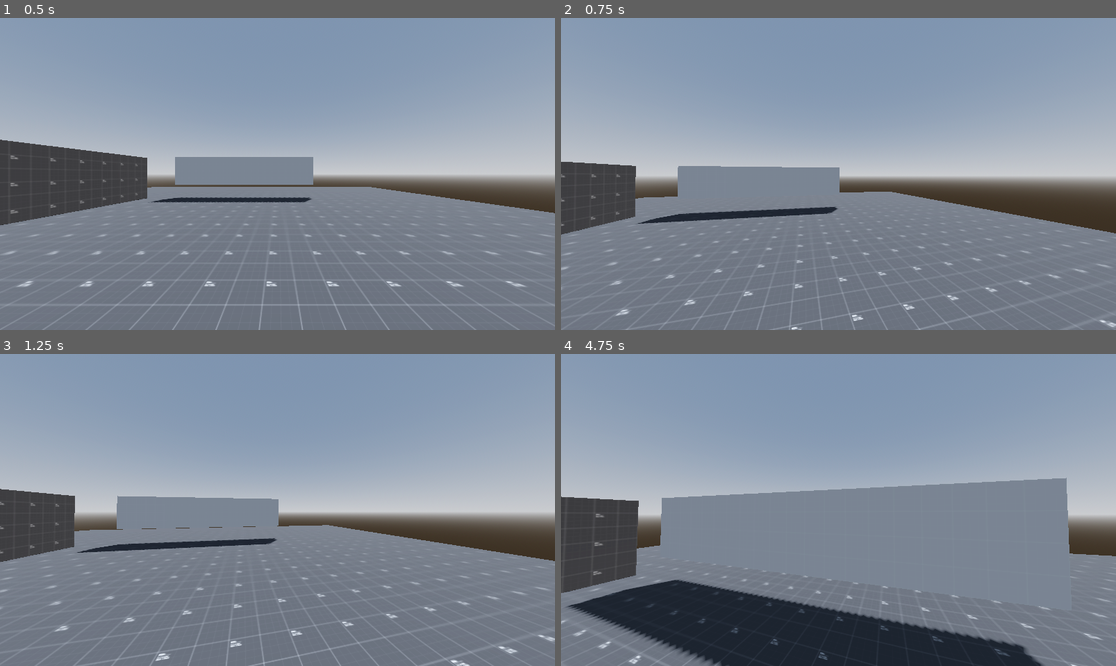
Above: before the commit, frames 1-4 (two rows, left to right).
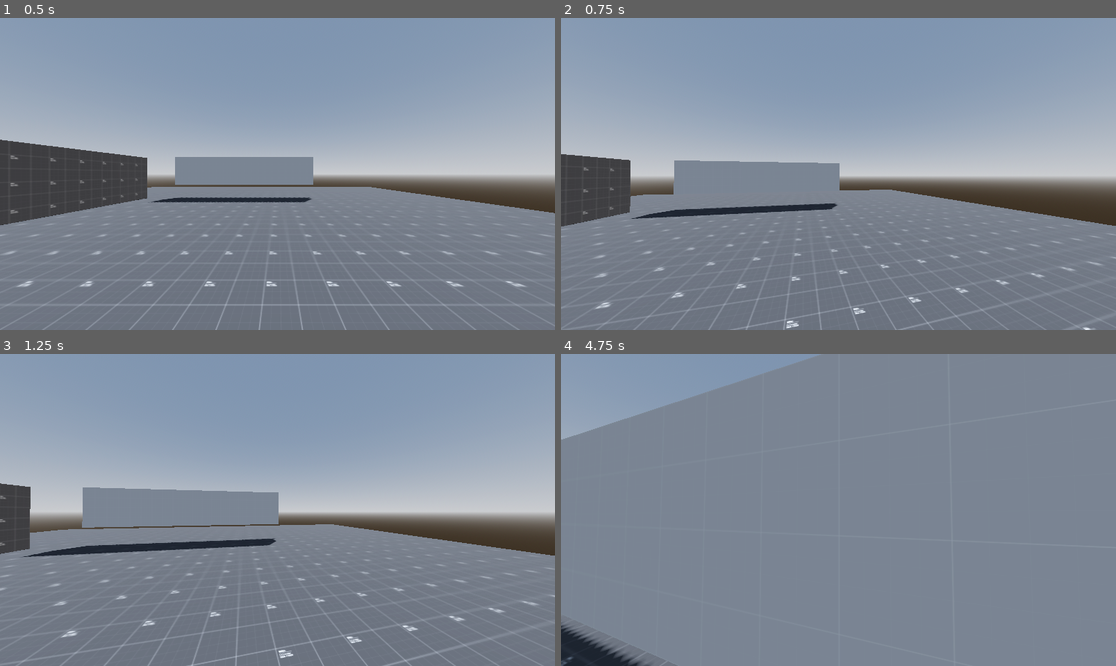
Above: after the commit, the same moments.

Repository: PhoenixPassenger/godotFirstPersonController
Game: Godot game, scene res://levels/sandbox.tscn
The game is run twice, just before and just after one commit, with the same random seed, the same clock (stepped at 60 frames per second) and the same inputs.
Inputs (mouse positions are in pixels of both pictures, inside the frame that each line leads up to):
- Up to frame 1 (0.5 s): no input
- Up to frame 2 (0.75 s): tap Enter at 0.5 s; move the mouse to (866, 174) at 0.52 s; hold W (forward) from 0.53 s (still down); hold Space (jump) from 0.53 s (still down); tap E (interact, bound only after the commit) at 0.6 s
- Up to frame 3 (1.25 s): keep holding W (forward); keep holding Space (jump)
- Up to frame 4 (4.75 s): keep holding W (forward); move the mouse to (810, 510) at 1.27 s; release Space (jump) at 1.28 s; tap Space (jump) at 1.35, 1.52, 1.82, 2.3, 3.02, 3.32, 4.52 s; tap E (interact, bound only after the commit) at 1.55, 3.05, 3.6, 4.35 s; move the mouse to (849, 503) at 2.02 s; hold Ctrl (crouch) 2.03-2.78 s; move the mouse to (832, 516) at 2.77 s; tap Shift (sprint) at 2.85 s; move the mouse to (877, 513) at 3.52 s; hold Space (jump) 3.53-4.28 s; move the mouse to (794, 506) at 4.27 s

Frame 1 is identical in both runs. In frame 2, 4.6% of the frame differs, in the area x 0-100%, y 43-100%; in frame 3, 6.0%; in frame 4, 58%, in the area x 0-100%, y 0-100%.

Commit message:
removing movement logic from player

Diff:
--- a/ControllableNode/AirState.gd
+++ b/ControllableNode/AirState.gd
@@ -7,7 +7,7 @@
 
 func physics_update(_delta: float) -> void:
 	if actor.is_on_floor():
-		var move_direction = actor.get_movement_direction()
+		var move_direction = actor.player_movement.get_movement_direction()
 		if move_direction.length() > 0:
 			if Input.is_action_pressed("sprint"):
 				state_machine.change_state("SprintingState")
--- a/ControllableNode/CrouchIdleState.gd
+++ b/ControllableNode/CrouchIdleState.gd
@@ -9,7 +9,7 @@
 	actor.head_bobbing_current_speed = 0.0
 
 func physics_update(_delta: float) -> void:
-	var move_direction = actor.get_movement_direction()
+	var move_direction = actor.player_movement.get_movement_direction()
 
 	if not actor.is_on_floor():
 		state_machine.change_state("AirState")
@@ -30,5 +30,4 @@
 
 func handle_input(event: InputEvent) -> void:
 	if event.is_action_pressed("jump") and actor.can_stand_up():
-		actor.velocity.y = actor.JUMP_VELOCITY
 		state_machine.change_state("AirState")
--- a/ControllableNode/CrouchingState.gd
+++ b/ControllableNode/CrouchingState.gd
@@ -12,7 +12,7 @@
 	actor.head_bobbing_current_speed = actor.HEAD_BOBBING_CROUCH_SPEED
 
 func physics_update(_delta: float) -> void:
-	var move_direction = actor.get_movement_direction()
+	var move_direction = actor.player_movement.get_movement_direction()
 
 	if not actor.is_on_floor():
 		state_machine.change_state("AirState")
@@ -30,5 +30,4 @@
 
 func handle_input(event: InputEvent) -> void:
 	if event.is_action_pressed("jump") and actor.can_stand_up():
-		actor.velocity.y = actor.JUMP_VELOCITY
 		state_machine.change_state("AirState")
--- a/ControllableNode/SprintingState.gd
+++ b/ControllableNode/SprintingState.gd
@@ -9,7 +9,7 @@
 	actor.head_bobbing_current_speed = actor.HEAD_BOBBING_SPRINT_SPEED
 
 func physics_update(_delta: float) -> void:
-	var move_direction = actor.get_movement_direction()
+	var move_direction = actor.player_movement.get_movement_direction()
 
 	if not actor.is_on_floor():
 		state_machine.change_state("AirState")
@@ -28,5 +28,4 @@
 
 func handle_input(event: InputEvent) -> void:
 	if event.is_action_pressed("jump"):
-		actor.velocity.y = actor.JUMP_VELOCITY
 		state_machine.change_state("AirState")
--- a/ControllableNode/StandingState.gd
+++ b/ControllableNode/StandingState.gd
@@ -9,7 +9,7 @@
 	actor.head_bobbing_current_speed = 0.0
 
 func physics_update(_delta: float) -> void:
-	var move_direction = actor.get_movement_direction()
+	var move_direction = actor.player_movement.get_movement_direction()
 
 	if not actor.is_on_floor():
 		state_machine.change_state("AirState")
@@ -27,5 +27,4 @@
 
 func handle_input(event: InputEvent) -> void:
 	if event.is_action_pressed("jump"):
-		actor.velocity.y = actor.JUMP_VELOCITY
 		state_machine.change_state("AirState")
--- a/ControllableNode/WalkingState.gd
+++ b/ControllableNode/WalkingState.gd
@@ -12,7 +12,7 @@
 	actor.head_bobbing_current_speed = actor.HEAD_BOBBING_WALK_SPEED
 
 func physics_update(_delta: float) -> void:
-	var move_direction = actor.get_movement_direction()
+	var move_direction = actor.player_movement.get_movement_direction()
 
 	if not actor.is_on_floor():
 		state_machine.change_state("AirState")
@@ -31,5 +31,4 @@
 
 func handle_input(event: InputEvent) -> void:
 	if event.is_action_pressed("jump"):
-		actor.velocity.y = actor.JUMP_VELOCITY
 		state_machine.change_state("AirState")
--- /dev/null
+++ b/InputManager/InputManager.gd
@@ -0,0 +1,16 @@
+extends Node
+signal move_input(Vector2)
+signal jump_pressed
+signal interact_pressed
+
+func _process(_delta):
+	var move_vec = Vector2(
+		Input.get_action_strength("right") - Input.get_action_strength("left"),
+		Input.get_action_strength("backwards") - Input.get_action_strength("forward")
+	)
+	emit_signal("move_input", move_vec, _delta)
+
+	if Input.is_action_just_pressed("jump"):
+		emit_signal("jump_pressed")
+	if Input.is_action_just_pressed("interact"):
+		emit_signal("interact_pressed")
--- /dev/null
+++ b/PlayerController/PlayerMovement.gd
@@ -0,0 +1,46 @@
+extends Node
+var player: CharacterBody3D
+
+func _ready():
+	InputManager.connect("move_input", Callable(self, "_on_move_input"))
+	InputManager.connect("jump_pressed", Callable(self, "_on_jump_pressed"))
+	InputManager.connect("interact_pressed", Callable(self, "_on_interact_pressed"))
+
+func _on_move_input(vec, _delta):
+	handle_gravity(_delta)
+	var target_direction = (player.transform.basis * Vector3(vec.x, 0, vec.y)).normalized()
+	handle_horizontal_movement(target_direction, _delta)
+
+func _on_jump_pressed():
+	if player.is_on_floor():
+		player.velocity.y = player.JUMP_VELOCITY
+
+func _on_interact_pressed():
+	print("Interaction")
+
+func _physics_process(delta):
+	player.current_speed = lerp(player.current_speed, player.target_speed, delta * 10.0)
+	player.move_and_slide()
+
+func handle_gravity(delta: float) -> void:
+	if not player.is_on_floor():
+		var gravity_multiplier := 1.5 if player.velocity.y < 0 else 1.0
+		player.velocity += player.get_gravity() * delta * gravity_multiplier
+
+
+func get_movement_direction() -> Vector3:
+	var input_dir = Input.get_vector("left", "right", "forward", "backwards")
+	if input_dir == Vector2.ZERO:
+		return Vector3.ZERO
+	return (player.transform.basis * Vector3(input_dir.x, 0, input_dir.y)).normalized()
+
+
+func handle_horizontal_movement(vec: Vector3, delta: float) -> void:
+	player.move_direction = player.move_direction.lerp(vec, delta * player.LERP_SPEED)
+
+	if player.move_direction:
+		player.velocity.x = player.move_direction.x * player.current_speed
+		player.velocity.z = player.move_direction.z * player.current_speed
+	else:
+		player.velocity.x = move_toward(player.velocity.x, 0, player.current_speed)
+		player.velocity.z = move_toward(player.velocity.z, 0, player.current_speed)
--- /dev/null
+++ b/PlayerController/PlayerMovement.tscn
@@ -0,0 +1,6 @@
+[gd_scene load_steps=2 format=3 uid="uid://cdb5fyom1n74i"]
+
+[ext_resource type="Script" uid="uid://b1j5qoaa427px" path="res://PlayerController/PlayerMovement.gd" id="1_hqvyh"]
+
+[node name="PlayerMovement" type="Node"]
+script = ExtResource("1_hqvyh")
--- a/PlayerController/player.gd
+++ b/PlayerController/player.gd
@@ -9,13 +9,14 @@
 @onready var camera: Camera3D = $Head/Eyes/Camera3D
 @onready var stand_up_check: RayCast3D = $StandUpCheck
 @onready var controlabble_node_state_machine: ControllableNodeStateMachine = $ControlabbleNodeStateMachine
+@onready var player_movement: Node = $PlayerMovement
 
 # Constants
 const WALK_SPEED := 3.0
 const SPRINT_SPEED := 5.0
 const CROUCH_SPEED := 1.0
 const CROUCH_DEPTH := -0.9
-const JUMP_VELOCITY := 4.0
+const JUMP_VELOCITY := 2.5
 const BASE_FOV := 90.0
 const MOUSE_SENSITIVITY := 0.2
 const IDLE_HEIGHT := 1.8
@@ -43,6 +44,15 @@
 
 func _ready() -> void:
 	Input.set_mouse_mode(Input.MOUSE_MODE_CAPTURED)
+	player_movement.player = self
+	if InputManager:
+		InputManager.connect("move_input", Callable(self, "_on_move_input"))
+		InputManager.connect("jump_pressed", Callable(self, "_on_jump_pressed"))
+		InputManager.connect("interact_pressed", Callable(self, "_on_interact_pressed"))
+	else:
+		push_error("InputManager singleton not found!")
+	if InputManager.has_signal("move_input"):
+		print("InputManager is global and ready")
 
 
 func _input(event: InputEvent) -> void:
@@ -56,47 +66,13 @@
 		controlabble_node_state_machine.current_state.handle_input(event)
 
 func _physics_process(delta: float) -> void:
-	current_speed = lerp(current_speed, target_speed, delta * 10.0)
-	handle_movement(delta)
 	handle_camera_animation(delta)
-	move_and_slide()
 
 func handle_mouse_input(event: InputEvent) -> void:
 	if event is InputEventMouseMotion and Input.get_mouse_mode() == Input.MOUSE_MODE_CAPTURED:
 		rotate_y(deg_to_rad(-event.relative.x * MOUSE_SENSITIVITY))
 		head.rotate_x(deg_to_rad(-event.relative.y * MOUSE_SENSITIVITY))
 		head.rotation.x = clamp(head.rotation.x, deg_to_rad(-85), deg_to_rad(85))
-
-func handle_movement(delta: float) -> void:
-	handle_gravity(delta)
-	handle_horizontal_movement(delta)
-
-
-func handle_gravity(delta: float) -> void:
-	if not is_on_floor():
-		var gravity_multiplier := 1.5 if velocity.y < 0 else 1.0
-		velocity += get_gravity() * delta * gravity_multiplier
-
-
-func get_movement_direction() -> Vector3:
-	var input_dir = Input.get_vector("left", "right", "forward", "backwards")
-	if input_dir == Vector2.ZERO:
-		return Vector3.ZERO
-	return (transform.basis * Vector3(input_dir.x, 0, input_dir.y)).normalized()
-
-
-func handle_horizontal_movement(delta: float) -> void:
-	input_direction = Input.get_vector("left", "right", "forward", "backwards")
-	var target_direction = (transform.basis * Vector3(input_direction.x, 0, input_direction.y)).normalized()
-
-	move_direction = move_direction.lerp(target_direction, delta * LERP_SPEED)
-
-	if move_direction:
-		velocity.x = move_direction.x * current_speed
-		velocity.z = move_direction.z * current_speed
-	else:
-		velocity.x = move_toward(velocity.x, 0, current_speed)
-		velocity.z = move_toward(velocity.z, 0, current_speed)
 
 func can_stand_up() -> bool:
 	return not stand_up_check.is_colliding()
--- a/PlayerController/player.tscn
+++ b/PlayerController/player.tscn
@@ -6,6 +6,7 @@
 [ext_resource type="PackedScene" uid="uid://p6qhjq3mcpqd" path="res://ControllableNode/WalkingState.tscn" id="5_k8ao7"]
 [ext_resource type="PackedScene" uid="uid://c4kpxffc3edxs" path="res://ControllableNode/AirState.tscn" id="6_llcyj"]
 [ext_resource type="PackedScene" uid="uid://cqh2t0l6w66l3" path="res://ControllableNode/SprintingState.tscn" id="7_m0dlo"]
+[ext_resource type="PackedScene" uid="uid://cdb5fyom1n74i" path="res://PlayerController/PlayerMovement.tscn" id="8_cjueh"]
 [ext_resource type="PackedScene" uid="uid://dsxqkmdgnab46" path="res://ControllableNode/CrouchIdleState.tscn" id="8_m0dlo"]
 
 [sub_resource type="GDScript" id="GDScript_llcyj"]
@@ -266,3 +267,5 @@
 [node name="SprintingState" parent="ControlabbleNodeStateMachine" instance=ExtResource("7_m0dlo")]
 
 [node name="CrouchIdleState" parent="ControlabbleNodeStateMachine" instance=ExtResource("8_m0dlo")]
+
+[node name="PlayerMovement" parent="." instance=ExtResource("8_cjueh")]
--- a/project.godot
+++ b/project.godot
@@ -14,6 +14,10 @@
 run/main_scene="uid://xhialslqcii7"
 config/features=PackedStringArray("4.5", "Forward Plus")
 config/icon="res://icon.svg"
+
+[autoload]
+
+InputManager="*res://InputManager/InputManager.gd"
 
 [input]
 
@@ -67,3 +71,8 @@
 "events": [Object(InputEventKey,"resource_local_to_scene":false,"resource_name":"","device":-1,"window_id":0,"alt_press …(195 unchanged characters)…
 ]
 }
+interact={
+"deadzone": 0.2,
+"events": [Object(InputEventKey,"resource_local_to_scene":false,"resource_name":"","device":-1,"window_id":0,"alt_pressed":false,"shift_pressed":false,"ctrl_pressed":false,"meta_pressed":false,"pressed":false,"keycode":0,"physical_keycode":69,"key_label":0,"unicode":101,"location":0,"echo":false,"script":null)
+]
+}
Not shown, added: InputManager/InputManager.gd.uid
Not shown, added: PlayerController/PlayerMovement.gd.uid
Not shown: 1 places in PlayerController/player.tscn that only renumber resources
